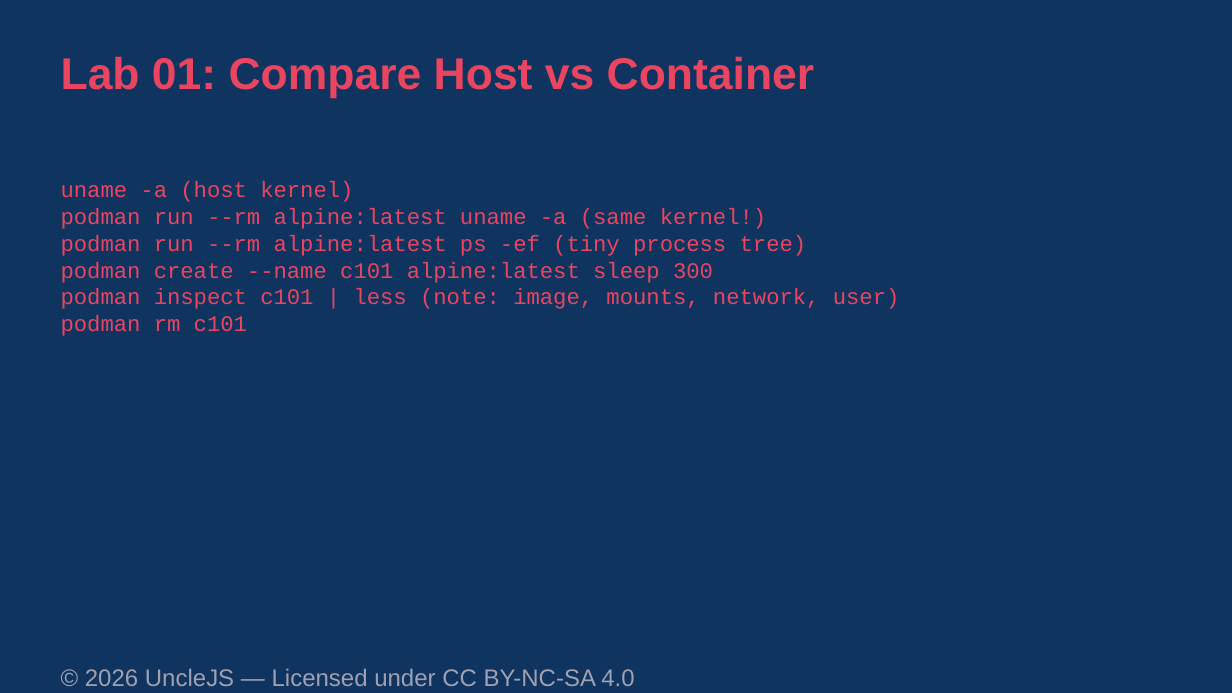
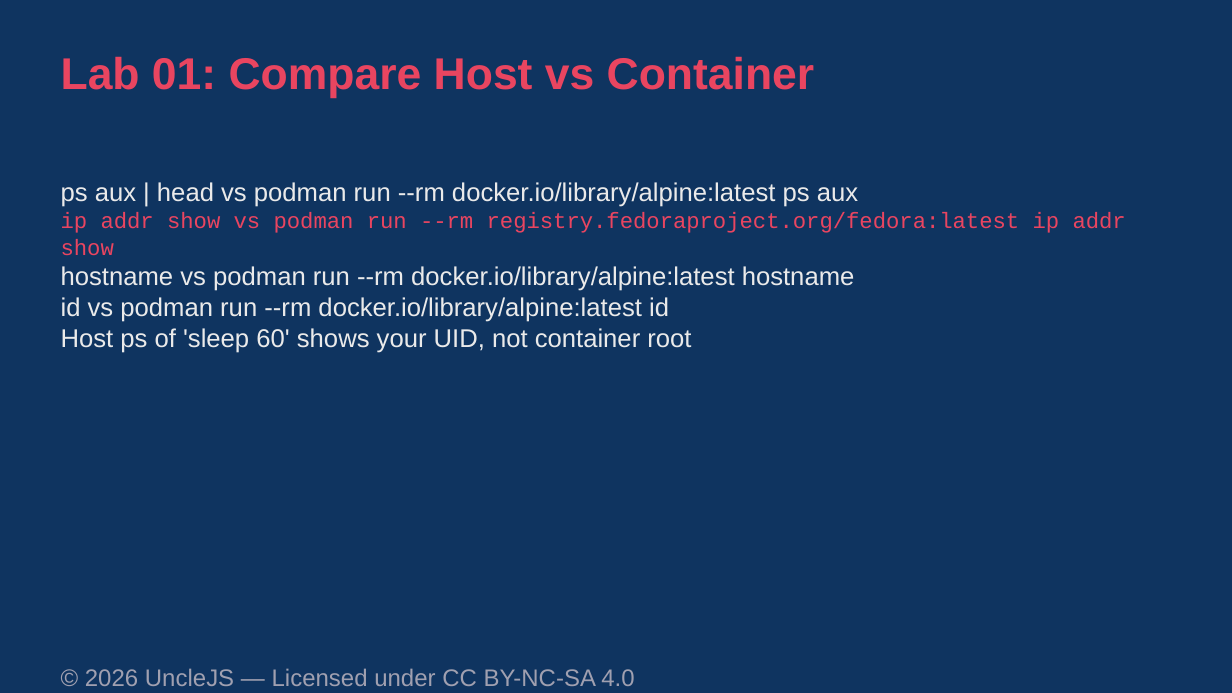
Before and after one commit to UncleJS/course_podman, a slide deck: slide 4 of slides/01-containers-101.odp. Drawn at 1232x693 pixels with LibreOffice and Linux fonts; fonts in the diff are those of the drawing. Boxes give left, top, right and bottom in pixels: in the first picture for what was removed or moved away, otherwise in the second. Text is boxed around its words. In the diff, an @@ line names an element or a change of style, - is before the commit and + after.

```diff
--- a/slides/01-containers-101.odp
+++ b/slides/01-containers-101.odp
@@ text at (x1=61, y1=182, x2=1126, y2=353): text changed; size 13 to 15 pt; font Courier New to Arial; text colour #E94560 to #EAEAEA @@
-uname -a (host kernel)
-podman run --rm alpine:latest uname -a (same kernel!)
-podman run --rm alpine:latest ps -ef (tiny process tree)
-podman create --name c101 alpine:latest sleep 300
-podman inspect c101 | less (note: image, mounts, network, user)
-podman rm c101
+ps aux | head vs podman run --rm docker.io/library/alpine:latest ps aux
+ip addr show vs podman run --rm registry.fedoraproject.org/fedora:latest ip addr show
+hostname vs podman run --rm docker.io/library/alpine:latest hostname
+id vs podman run --rm docker.io/library/alpine:latest id
+Host ps of 'sleep 60' shows your UID, not container root
```
Also in this commit, not shown: 37 other files.
